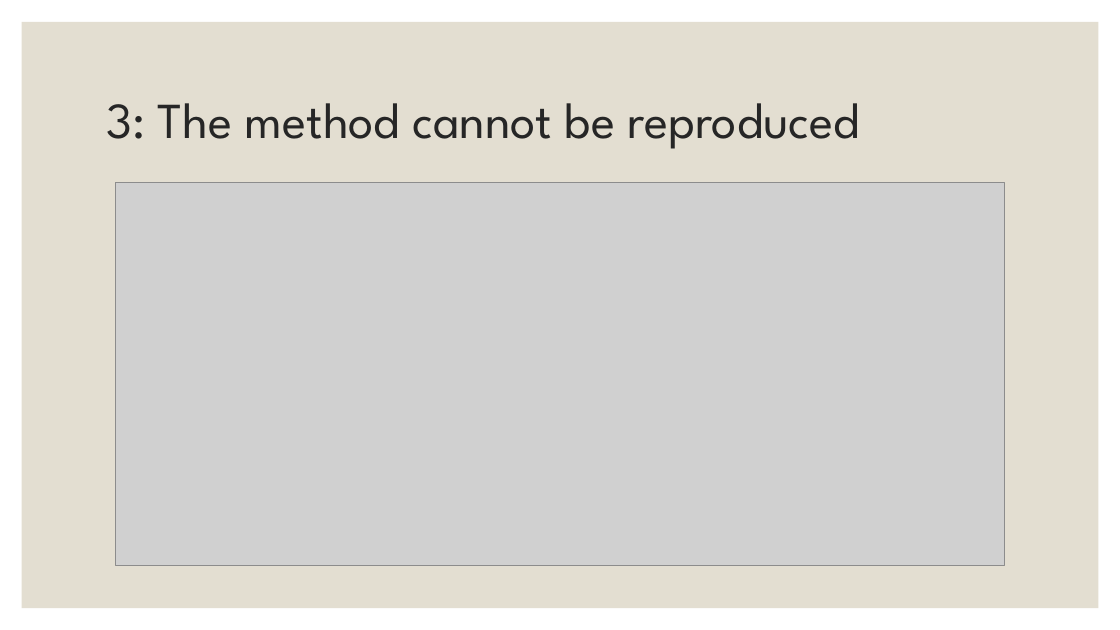
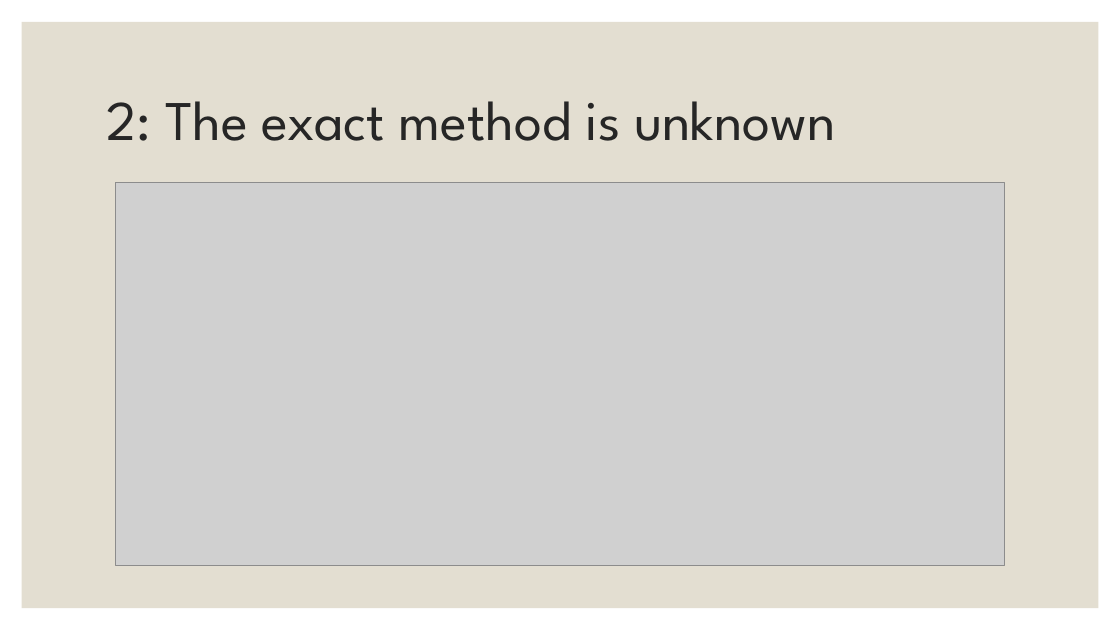
Before and after one commit to DominikTomaszZielinski/BME452FinalProj, a slide deck: slide 12 of Grad paper presentation/Dominik Zielinski BME452 Grad Paper Presentation.pptx (slide 13 before the commit). Drawn at 1120x630 pixels with LibreOffice and Linux fonts; fonts in the diff are those of the drawing; grey boxes stand for pictures. Boxes give left, top, right and bottom in pixels: in the first picture for what was removed or moved away, otherwise in the second. Text is boxed around its words. In the diff, an @@ line names an element or a change of style, - is before the commit and + after.

```diff
--- a/Grad paper presentation/Dominik Zielinski BME452 Grad Paper Presentation.pptx
+++ b/Grad paper presentation/Dominik Zielinski BME452 Grad Paper Presentation.pptx
@@ title at (106,101,835,141): text changed; size 43.2 to 48 pt @@
-3: The method cannot be reproduced
+2: The exact method is unknown
```
Also in this commit, not shown: 5 other slides changed, 1 other file.
